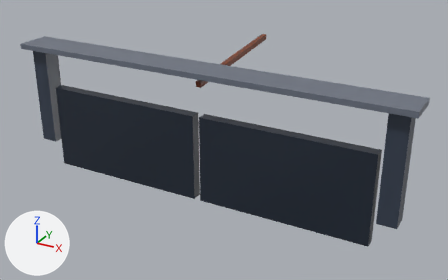
Two versions of the glTF model public/models/world/lock-gate-structure.glb, one commit apart.
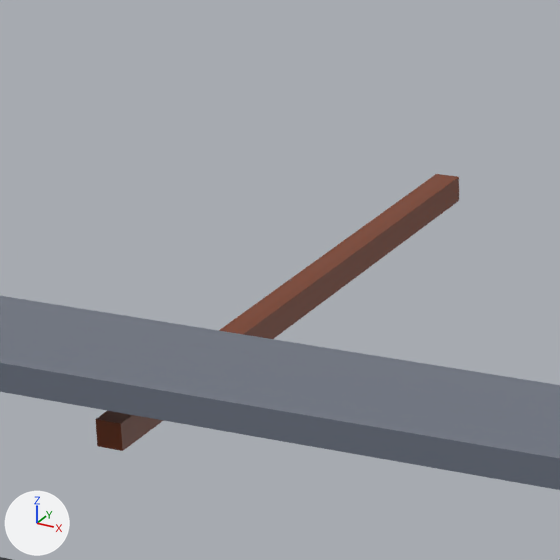
Each version is shown whole from a camera (50 mm lens) standing at (8.04, -14.97, 8.55) and looking at (0.0, -0.34, 1.23), then close up on the part from 40% to 64% of the width and 0% to 39% of the height. Every picture has the same lights, and +X, +Y and +Z are marked at lower left. The last two pictures show the newer version. Where no turn or scale is listed for an object, it has been applied to the vertices. Vertices at exactly the same position are counted once.

Objects in the first close-up: 'Lock-gate-structureBody'.
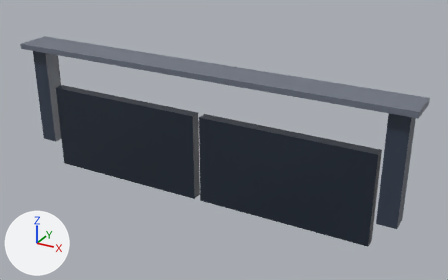
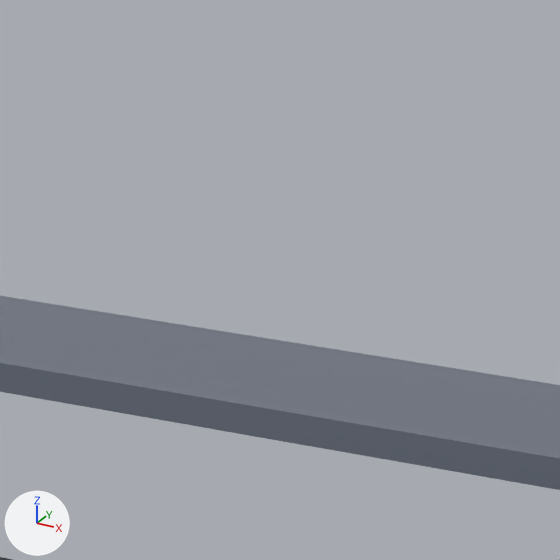
The newer file is also turned or shifted as a whole; pictures and numbers use the older file's frame.

Where the change shows, as pixel boxes [x1, y1, x2, y2] in the close-ups (560 x 560 px):
'Lock-gate-structureBody', reshaped
    before: [0, 174, 560, 560]
    after: [0, 296, 560, 560]
part 1 of me_lock_gate_structure_mesh, deleted
    before: [95, 174, 459, 451]

Diff of the bpy script that builds the scene:
```diff
--- a/public/models/world/lock-gate-structure.glb.py
+++ b/public/models/world/lock-gate-structure.glb.py
@@ me_lock_gate_structure_mesh @@
 # used by ob_lock_gate_structurebody; location = (0.0, 0.0, 1.913)
-me_lock_gate_structure_mesh.from_pydata(...)  # 48 vertices, 72 faces; spans x -5.75..5.75, y -2.25..2.25, z -1.91..1.91
+me_lock_gate_structure_mesh.from_pydata(...)  # 40 vertices, 60 faces; spans x -5.75..5.75, y -2.25..-1.25, z -1.91..1.91
+# me_lock_gate_structure_mesh part 1: the loose piece of 8 vertices spanning x -0.08..0.08, y -1.75..2.25, z 1.36..1.91 is deleted
 me_lock_gate_structure_mesh.materials.append(mat_lock_gate_structure_surface)
```
